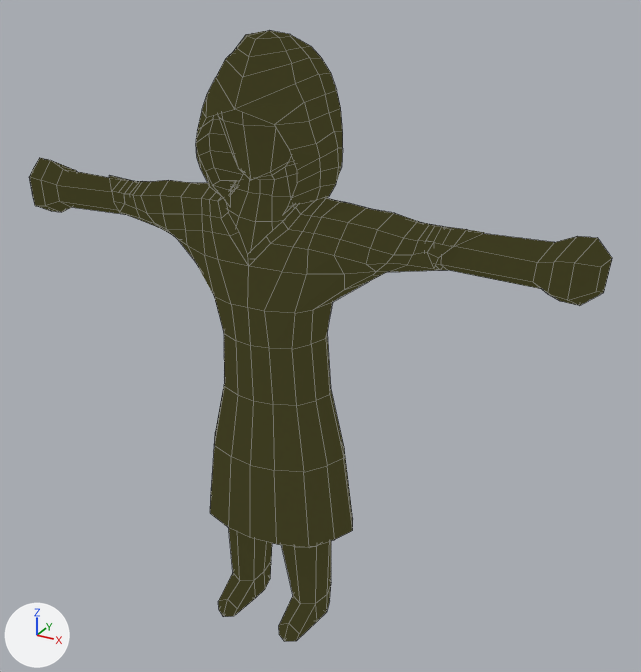
Two versions of the Blender file Assets/Prefabs/Visitor.blend, one commit apart.
One viewpoint serves both versions: a camera (50 mm lens) standing at (4.48, -7.21, 4.12) and looking at (0.35, 0.3, 0.37). Every picture has the same lights, and +X, +Y and +Z are marked at lower left. Mesh edges are drawn as thin lines.

Objects in the first picture: 'ServeurMesh'.
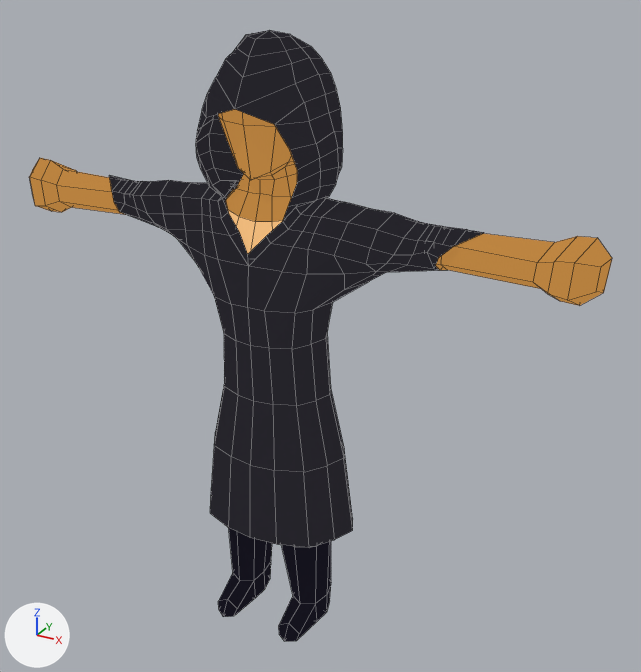
Where the change shows, as pixel boxes [x1, y1, x2, y2] in the pictures (641 x 672 px; the box of a moved part takes in the faces that stretch with it):
'ServeurMesh', surface changed, reshaped (yellow to black): [29, 30, 612, 641] in both
part 1 of me_circle_016, moved or reshaped: [427, 226, 467, 268] in both
part 2 of me_circle_016, moved or reshaped: before [213, 181, 293, 213]; after [213, 181, 326, 220]
part 3 of me_circle_016, surface changed (yellow to black): [29, 30, 612, 641] in both

Edits to the bpy script that builds the scene:
```text
Add img_client_png:
    img_client_png = load_image('Client.png', 'Visiteur/Client.png', 100, 100, 'sRGB')
Change mat_serveur:
    where n5 = _N.new('ShaderNodeTexImage'); n5.name = 'Image Texture'
    n5.image: img_serveur_png -> img_client_png
Change me_circle_016:
    used by ob_serveurmesh; location = (0.0, 0.0, -0.27); rotation_euler = (0.0, 0.0, -0.00361), in degrees (0, 0, -0.2); scale = (0.734, 0.734, 0.734)
    verts and faces of me_circle_016; kept vertices keep their numbers, new ones are numbered from 677
    before: 37 (0.54, -0.36, 2.96) at pixel (295, 207), 38 (0.56, -0.04, 3.1), 45 (0.42, -0.48, 2.79) at pixel (282, 221), 133 (-0.54, -0.36, 2.96), 140 (-0.42, -0.48, 2.79) at pixel (228, 212)
    before: 553 (0.52, -0.26, 3.01), 554 (0.4, -0.45, 2.86) at pixel (282, 215), 556 (0.85, -0.03, 3.06) at pixel (329, 196), 570 (0.5, -0.48, 2.99) at pixel (288, 206), 577 (-0.52, -0.26, 3.01) at pixel (230, 190)
    before: 578 (-0.56, -0.04, 3.1) at pixel (236, 180), 591 (-0.79, -0.28, 3.06) at pixel (212, 185), 606 (-0.5, -0.48, 2.99) at pixel (221, 196), 625 (0.79, -0.28, 3.06) at pixel (316, 200), 650 (-0.4, -0.45, 2.86) at pixel (230, 207)
    before: 653 (-0.85, -0.03, 3.06) at pixel (219, 180)
    remove me_circle_016.from_pydata(...)  # 677 vertices, 648 faces; spans x -4.41..4.41, y -0.88..0.98, z -3.68..5.04
    add me_circle_016.from_pydata(...)  # 673 vertices, 648 faces; spans x -4.41..4.41, y -0.88..0.98, z -3.68..5.04
    me_circle_016 part 1
    19 faces are deleted
    19 new faces join them
    me_circle_016 part 2
    add delete_vertices([553, 554, 577, 650])  # with the faces that use them
    add faces += [(37, 38, 556, 625), (37, 625, 570, 45), (133, 591, 653, 578), (133, 140, 606, 591)]
    me_circle_016 part 3: 644 kept faces spanning x -4.41..4.41, y -0.88..0.98, z -3.68..5.04 get new texture (UV) coordinates
```
